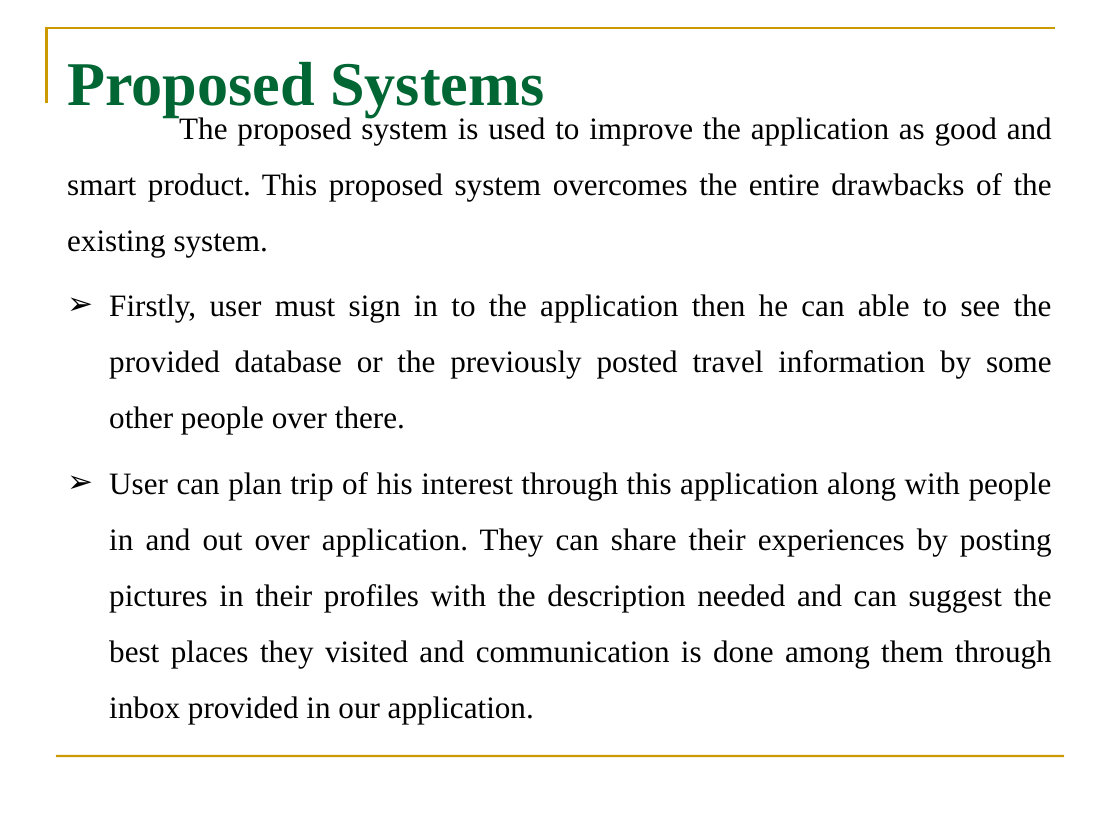
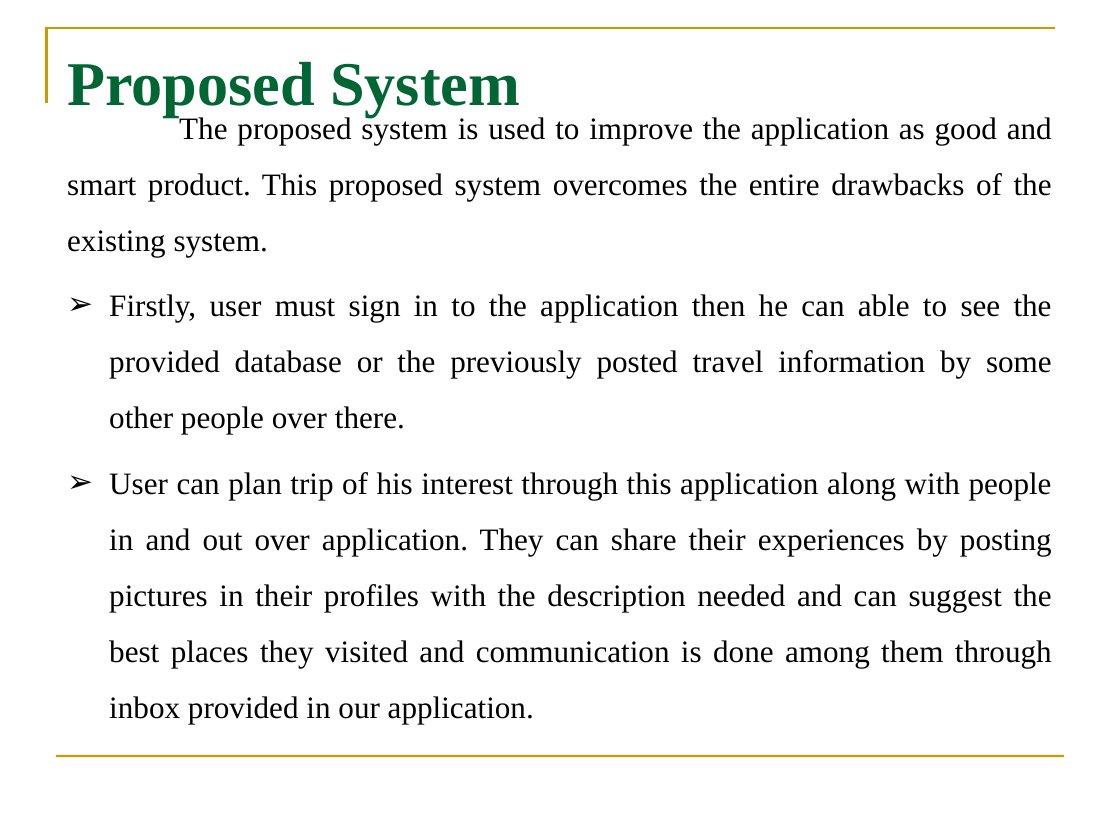
Before and after one commit to pavaniboya/TRIP-PLANNER, a slide deck: slide 4 of FINAL REVIEW.pptx. Drawn at 1120x840 pixels with LibreOffice and Linux fonts; fonts in the diff are those of the drawing; background and template pictures are left out. Boxes give left, top, right and bottom in pixels: in the first picture for what was removed or moved away, otherwise in the second. Text is boxed around its words. In the diff, an @@ line names an element or a change of style, - is before the commit and + after.

```diff
--- a/FINAL REVIEW.pptx
+++ b/FINAL REVIEW.pptx
@@ title at box(67, 61, 520, 117): text changed @@
-Proposed Systems
+Proposed System
```
Also in this commit, not shown: 7 other slides changed, 1 slide added.
